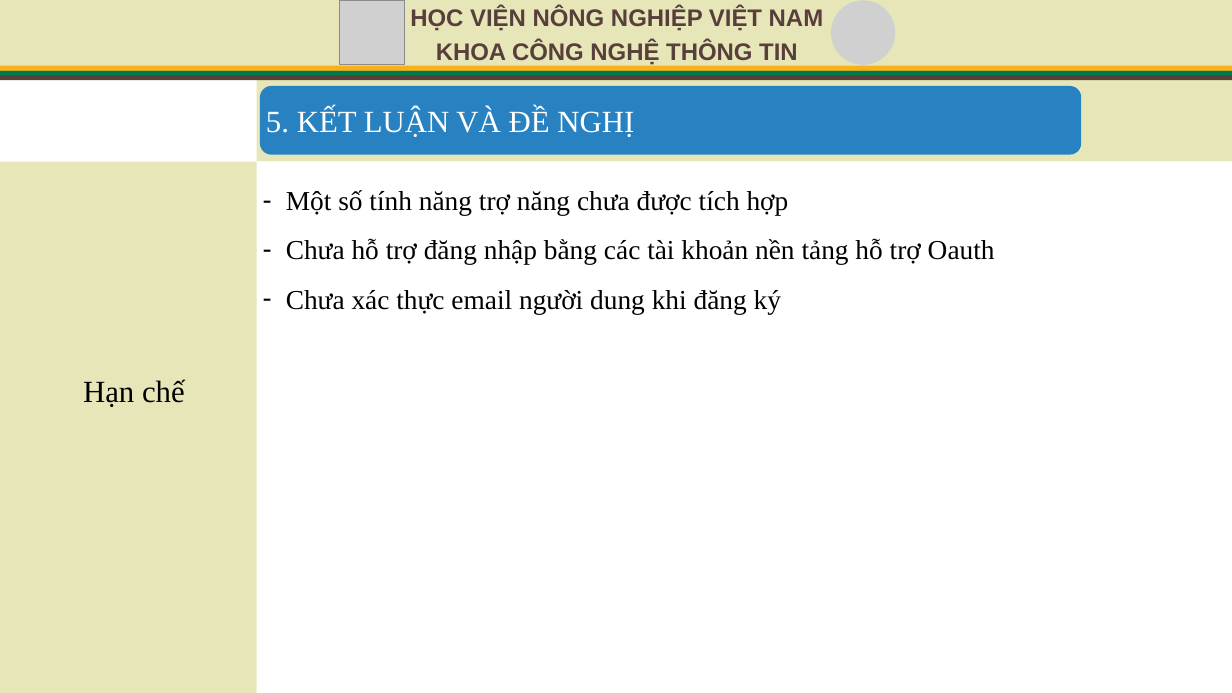
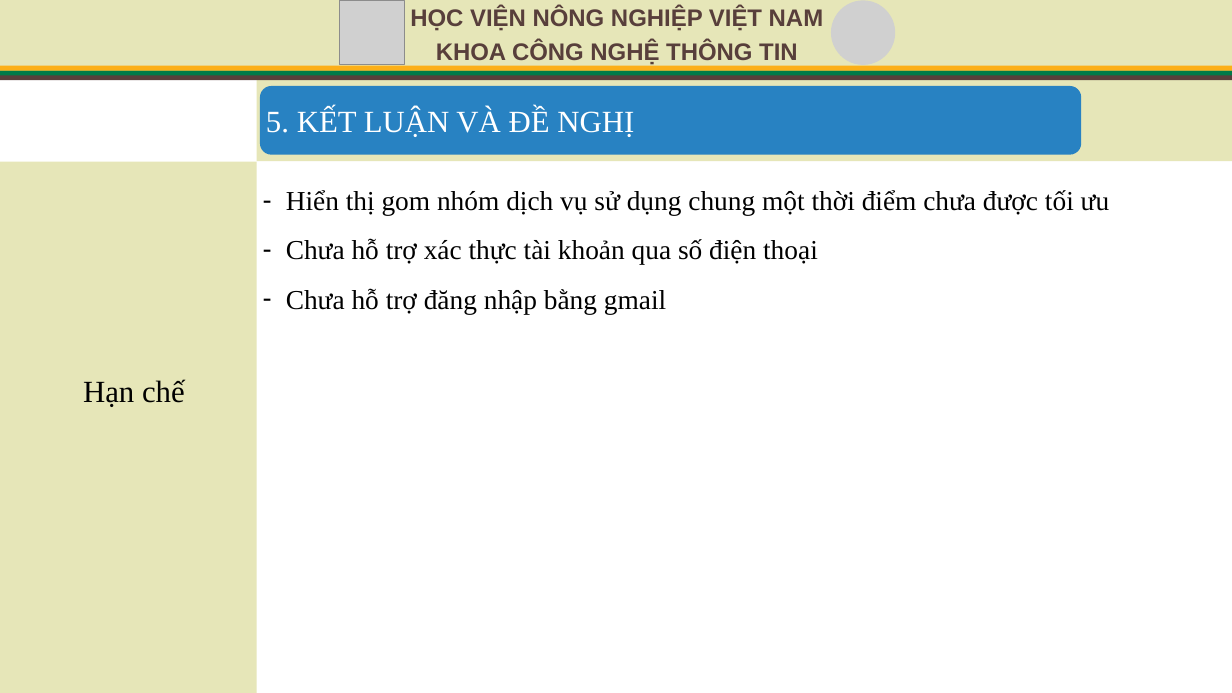
Before and after one commit to HungTran1412/veterinary-clinic-api, a slide deck: slide 38 of VeterinaryClinic.API/wwwroot/Document/TrinhChieu_KLTN.pptx. Drawn at 1232x693 pixels with LibreOffice and Linux fonts; fonts in the diff are those of the drawing; grey boxes stand for pictures. Boxes give left, top, right and bottom in pixels: in the first picture for what was removed or moved away, otherwise in the second. Text is boxed around its words. In the diff, an @@ line names an element or a change of style, - is before the commit and + after.

```diff
--- a/VeterinaryClinic.API/wwwroot/Document/TrinhChieu_KLTN.pptx
+++ b/VeterinaryClinic.API/wwwroot/Document/TrinhChieu_KLTN.pptx
@@ text at <box>286,190,1110,314</box>: text changed @@
-– Một số tính năng trợ năng chưa được tích hợp
-– Chưa hỗ trợ đăng nhập bằng các tài khoản nền tảng hỗ trợ Oauth
-– Chưa xác thực email người dung khi đăng ký
+– Hiển thị gom nhóm dịch vụ sử dụng chung một thời điểm chưa được tối ưu
+– Chưa hỗ trợ xác thực tài khoản qua số điện thoại
+– Chưa hỗ trợ đăng nhập bằng gmail
```
Also in this commit, not shown: 3 other slides changed.
